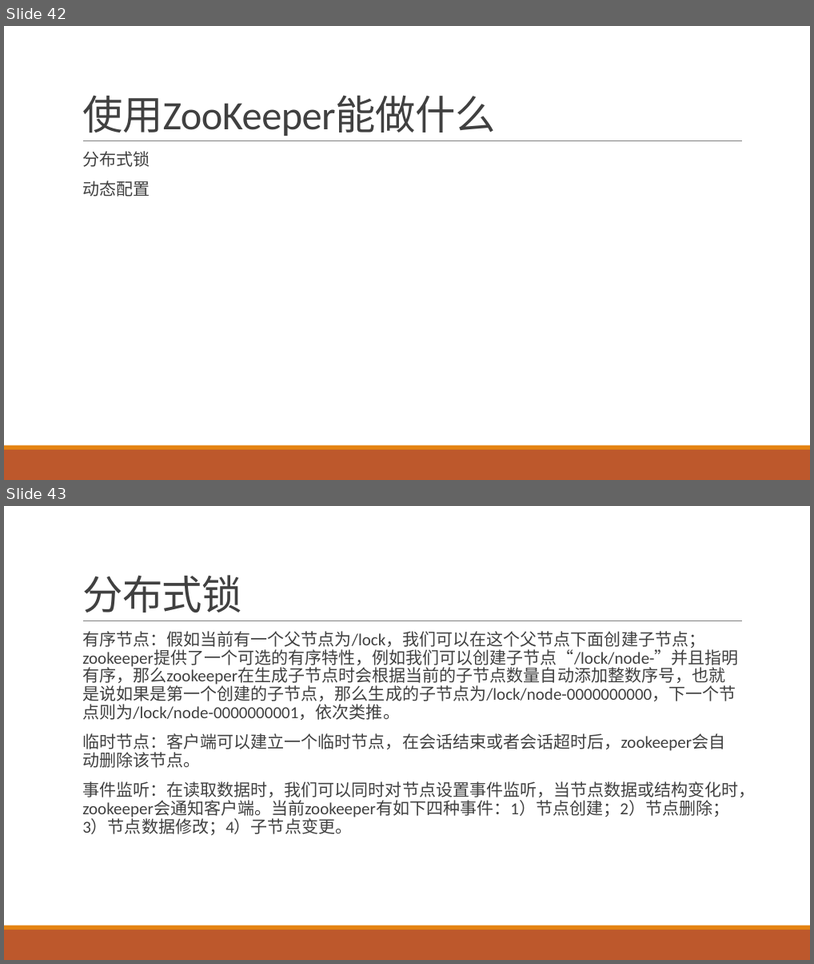
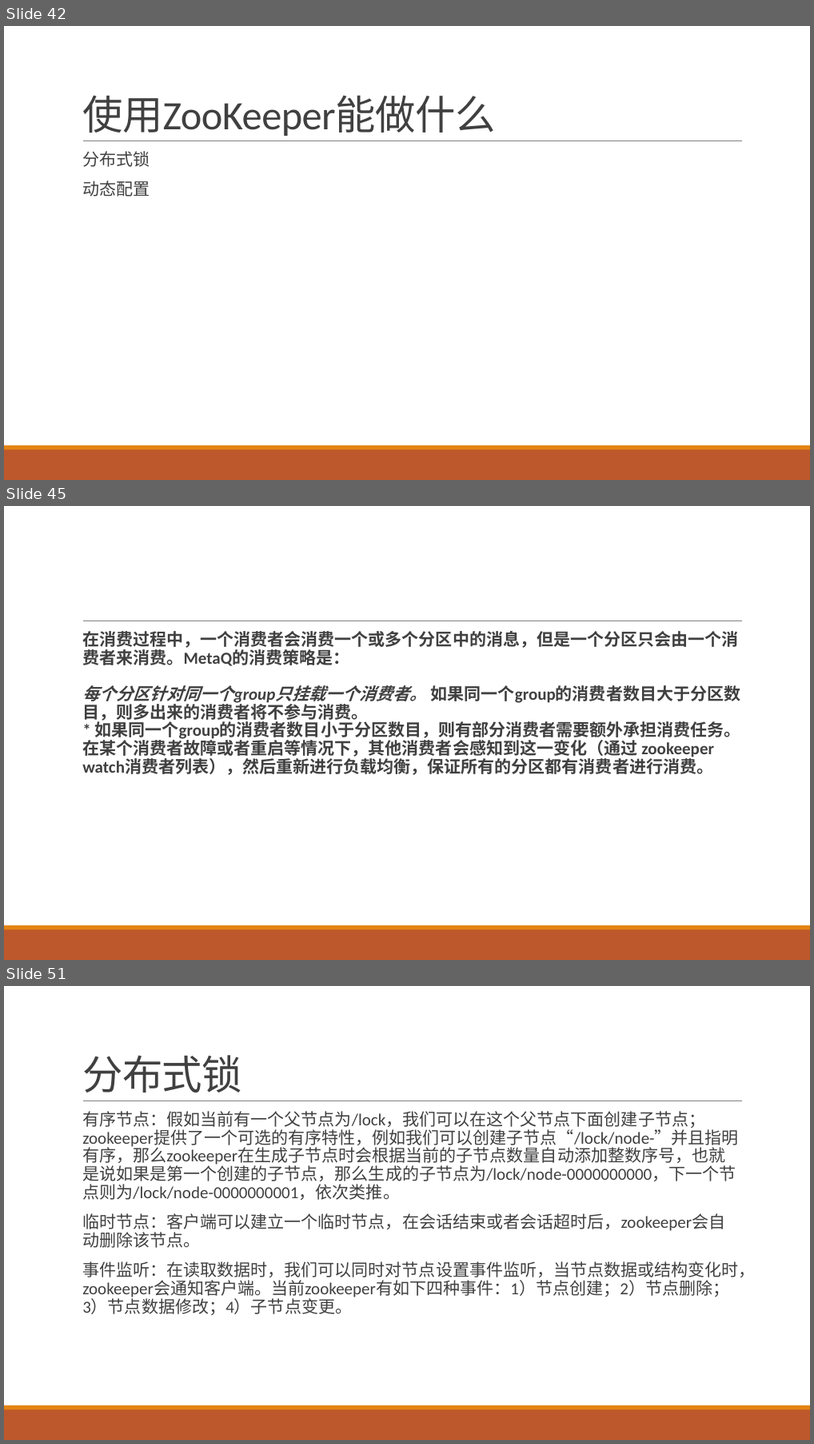
Before and after one commit to airuitian/MicroService, a slide deck: middlerware/Zookeeper介绍与实战.pptx. Shown one above the other, each under a label of ours: slides 42 and 43 before the commit, slides 42, 45 and 51 after it; the slides between them are not shown. The pictures are 814x964 and 814x1444 pixels, drawn with LibreOffice and Linux fonts; fonts in the diff are those of the drawing. Boxes give left, top, right and bottom in pixels: in the first picture for what was removed or moved away, otherwise in the second. Text is boxed around its words. In the diff, an @@ line names an element or a change of style, - is before the commit and + after.

```diff
--- a/middlerware/Zookeeper介绍与实战.pptx
+++ b/middlerware/Zookeeper介绍与实战.pptx
@@ slide 45 added at bbox=[4, 506, 810, 960], background #FFFFFF; not listed: 3 template elements that a slide beside it also shows @@
@@ text added at bbox=[82, 631, 742, 775], 20 pt, text #404040, bold @@
+  在消费过程中，一个消费者会消费一个或多个分区中的消息，但是一个分区只会由一个消费者来消费。MetaQ的消费策略是：
+  每个分区针对同一个group只挂载一个消费者。 如果同一个group的消费者数目大于分区数目，则多出来的消费者将不参与消费。
+  * 如果同一个group的消费者数目小于分区数目，则有部分消费者需要额外承担消费任务。
+  在某个消费者故障或者重启等情况下，其他消费者会感知到这一变化（通过 zookeeper watch消费者列表），然后重新进行负载均衡，保证所有的分区都有消费者进行消费。
@@ what was slide 43 is now slide 51 @@
```
Also in this commit, not shown: 2 slides changed, 6 other slides added.
